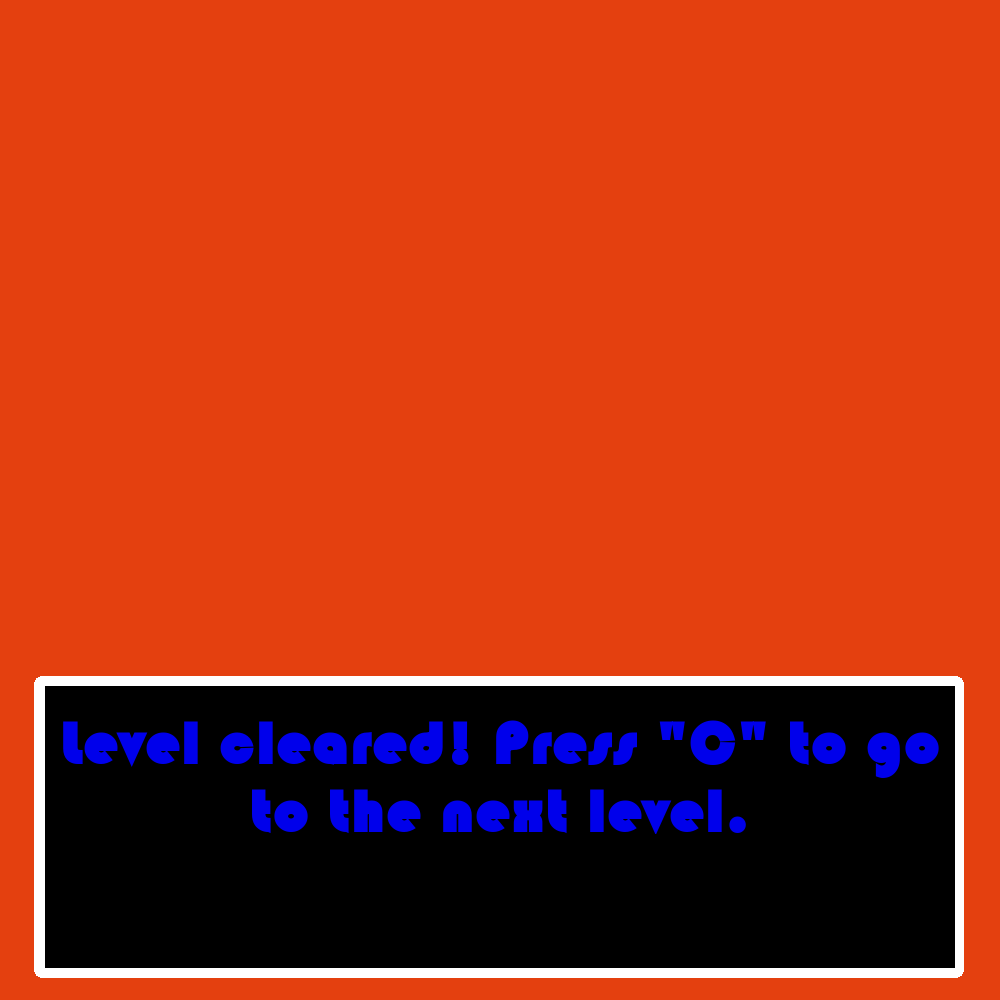
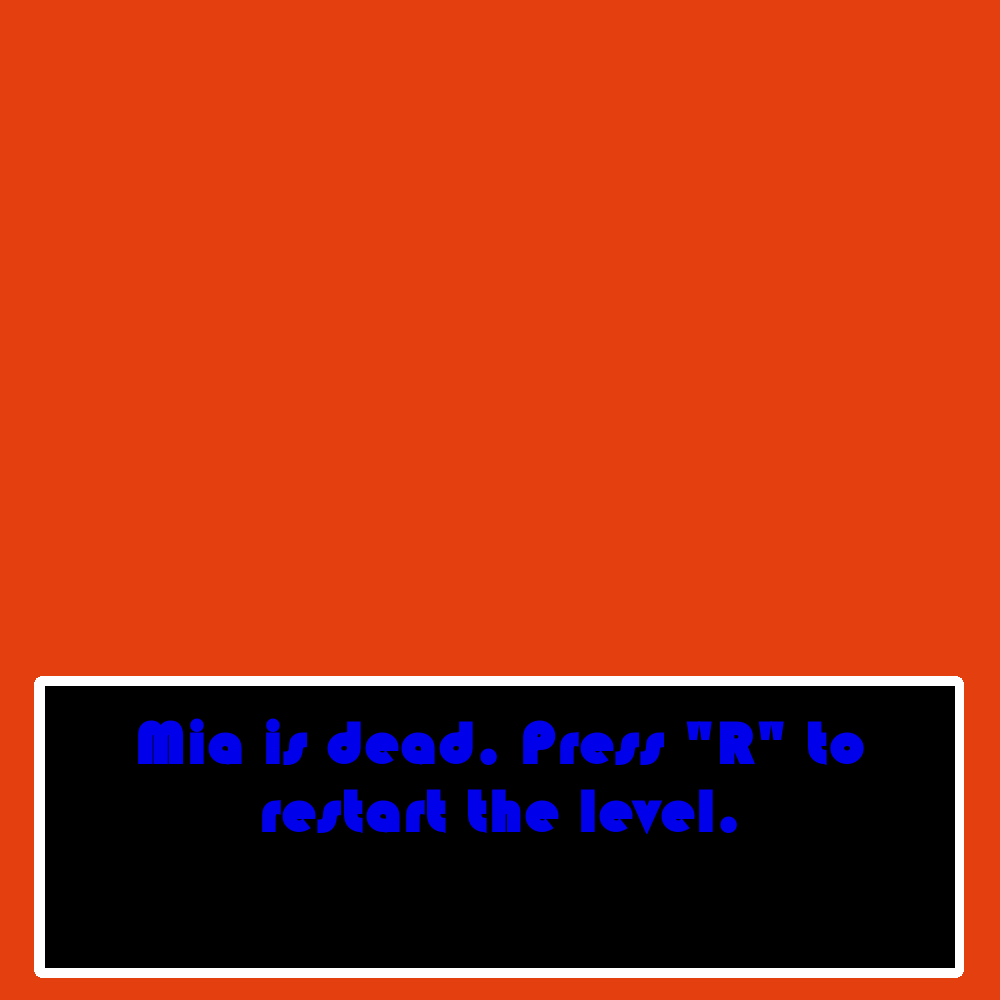
Before/after of a w=1000, h=1000 layered artwork. What changed in the layer stack:
renamed "Level cleared! Press 'C' to go..." to "Mia is dead. Press 'R' to rest...", painted on it over (63, 718, 939, 834)
